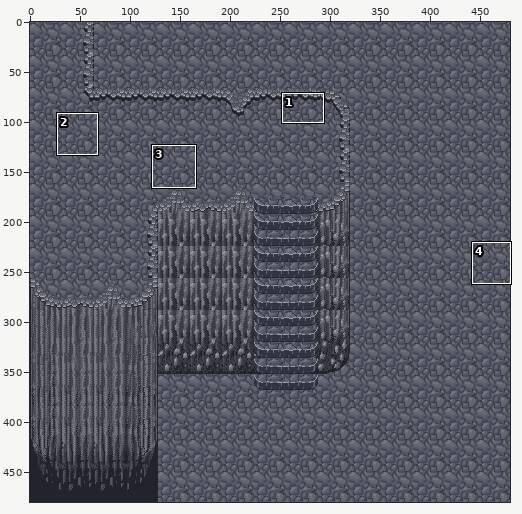
Sprite sheet, stored at tileset/terrain/stone/preview.png. Above: a wide view before the commit, with the close-up outlined.
Close-up. Earlier state:
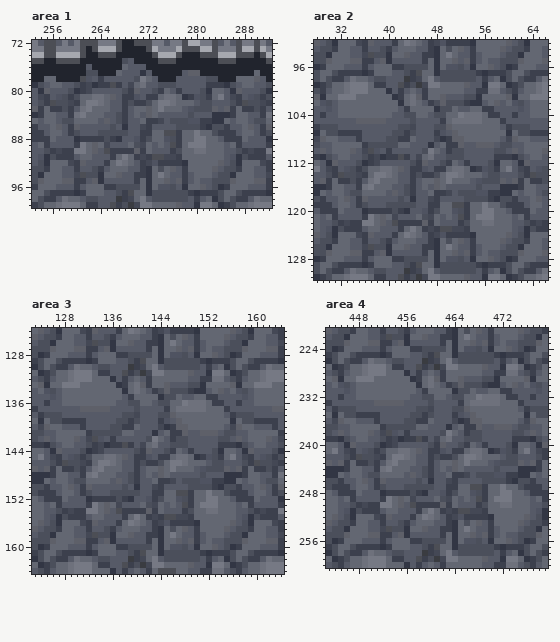
The file is 480x480 pixels. Colours within 5 levels of each other are drawn and written as one. Shown: area 1: x 253..292, y 72..99; area 2: x 28..66, y 92..131; area 3: x 123..164, y 124..164; area 4: x 443..479, y 221..260. The commit also changed other parts of the picture, which this record leaves out.
After:
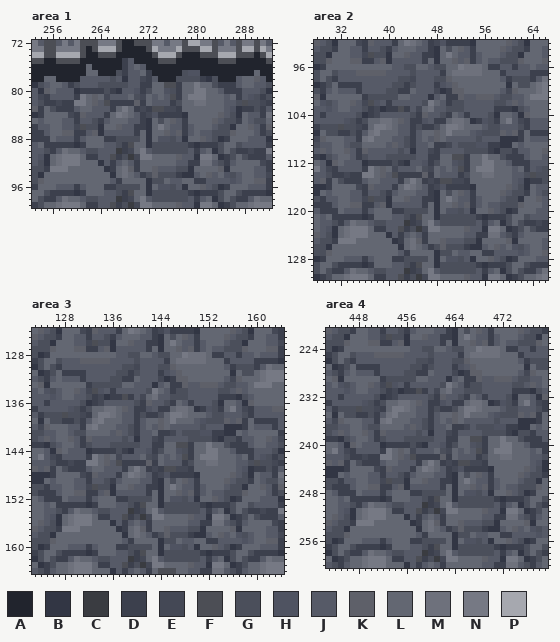
Palette (. is transparent): A #21242d  B #323644  C #3a3c41  D #3c404d  E #444855  F #4c4e55  G #4b4f5b  H #4f5361  J #565a67  K #5e6069  L #636772  M #6e717c  N #767984  P #a6a8af
Changes in this commit:
Changed rows in their new state; - is an unchanged pixel.
Area 1:
first column x 256:
 75 ------------D-------------------
 76 ------L-----D-L-----------------
 77 ------LL---GD--LD-----GHH-------
 78 -----JJ-J-G-B-JED----GGGGDB----J
 79 ---D-JJJGGGGGJJDDLLFFDLLNLLG-DD-
 80 L--J--DDDGDBJJHDGLLHG-LLNNL-JDDD
 81 -JJJDN-KLEJ-JLGELJ-JFDLNNNL-L-L-
 82 DEDDNNLKJFDD-DK-LJJJDG--MMLLL-JG
 83 G-D--LLJJJDLNLDEDFFEEDLLLLLLLJHB
 84 -LLEDKJJJDLNMLJDEHDDDDBLLLLLKJGB
 85 -LJJDJJGDJLLL--DBLGLKJDLLLLKJGGD
 86 -L-JEFGGBLLKJ-DDBLNL-JDJLLLJ-GBL
 87 --KKDD-KBJJJJ-DLB--KJKDJLJJ-GGKL
 88 ----DJLLLD-GGGGLB-H--JB-LKJGB-LL
 89 DDDDBD-L-J-GDFLLBGGGGGGDBDDDGL-G
 90 -JMLLJGG-JJC-ELNJGGGG-GJDJ-BGLGD
 91 LMNNN-DD--FDGCENNLLLLKJJBNN-BDGL
 92 -MNNNLLLBJDJLJDLLLLLLJJDDMMJGDJL
 93 NNNLLLLLLBD-MKDLLKJJJGGB---LKBLL
 94 --LLLLLLL-BLMLJ-GKGGGDBBJ-K-LHGJ
 95 --LLLLLLLL-DLLL--GGL-JLLDD-JJJHJ
Area 2:
first column x 32:
 96 -LLLLL---JJ--LLJGGLLNMMM-DDJJ-JJ
 97 JJJKKKKKJ--JGJJJJDLMMMMMLLL-JJJJ
 98 J-JJJ-JJ--GGEJJJG-KLLLLLLL-JDG-G
 99 DDDDJJJJ-GG--JJJDHJK-LLLLLL--L-G
100 JJJDJJJJGG-D--JJEBDKKLLLLLL-EKL-
101 LLL-DGGGGGL-JJJBJLDDKJJKKKJGGJJ-
102 --KJEFHJDJJJJJGNLJD--JJJ-JGGJKJL
103 --JJGDEBDDF-JE-MJJ-GG-JJJJDDDBG-
104 JJJGBDEJJ--J-DK-J-D-JDJJJGBLLJBK
105 -HGDGLLMMLK-DDH-D----LBDHGDLN-ED
106 FGGEDLNNMLJJDGDD-LNNM---JGG-JJ-D
107 --G--MNLLLJJD-LLKLNL--JHGGGKJKDL
108 L---MNLLLJJGD-L-KLJJJJJGJJJBBBD-
109 -JGGLLLLJKJGD--LDDEJGGGHHDDBBL--
110 -KJDKJJ-J-G-B-JED-JJJGGGGDB-GD-J
111 ---D-JJJGGGGGJJDDLLFFDLLNLLG-DD-
112 L--J--DDDGDBJJHDGLLHG-LLNNL-JDDD
113 -JJJDN-KLEJ-JLGELJ-JFDLNNNL-L-L-
114 DEDDNNLKJFDD-DK-LJJJDG--MMLLL-JG
115 G-D--LLJJJDLNLDEDFFEEDLLLLLLLJHB
116 -LLEDKJJJDLNMLJDEHDDDDBLLLLLKJGB
117 -LJJDJJGDJLLL--DBLGLKJDLLLLKJGGD
118 -L-JEFGGBLLKJ-DDBLNL-JDJLLLJ-GBL
119 --KKDD-KBJJJJ-DLB--KJKDJLJJ-GGKL
120 ----DJLLLD-GGGGLB-H--JB-LKJGB-LL
121 DDDDBD-L-J-GDFLLBGGGGGGDBDDDGL-G
122 -JMLLJGG-JJC-ELNJGGGG-GJDJ-BGLGD
123 LMNNN-DD--FDGCENNLLLLKJJBNN-BDGL
124 -MNNNLLLBJDJLJDLLLLLLJJDDMMJGDJL
125 NNNLLLLLLBD-MKDLLKJJJGGB---LKBLL
126 --LLLLLLL-BLMLJ-GKGGGDBBJ-K-LHGJ
127 --LLLLLLLL-DLLL--GGL-JLLDD-JJJHJ
Area 3:
first column x 128:
128 -LLLLL---JJ--LLJGGLLNMMM-DDJJ-JJ
129 JJJKKKKKJ--JGJJJJDLMMMMMLLL-JJJJ
130 J-JJJ-JJ--GGEJJJG-KLLLLLLL-JDG-G
131 DDDDJJJJ-GG--JJJDHJK-LLLLLL--L-G
132 JJJDJJJJGG-D--JJEBDKKLLLLLL-EKL-
133 LLL-DGGGGGL-JJJBJLDDKJJKKKJGGJJ-
134 --KJEFHJDJJJJJGNLJD--JJJ-JGGJKJL
135 --JJGDEBDDF-JE-MJJ-GG-JJJJDDDBG-
136 JJJGBDEJJ--J-DK-J-D-JDJJJGBLLJBK
137 -HGDGLLMMLK-DDH-D----LBDHGDLN-ED
138 FGGEDLNNMLJJDGDD-LNNM---JGG-JJ-D
139 --G--MNLLLJJD-LLKLNL--JHGGGKJKDL
140 L---MNLLLJJGD-L-KLJJJJJGJJJBBBD-
141 -JGGLLLLJKJGD--LDDEJGGGHHDDBBL--
142 -KJDKJJ-J-G-B-JED-JJJGGGGDB-GD-J
143 ---D-JJJGGGGGJJDDLLFFDLLNLLG-DD-
144 L--J--DDDGDBJJHDGLLHG-LLNNL-JDDD
145 -JJJDN-KLEJ-JLGELJ-JFDLNNNL-L-L-
146 DEDDNNLKJFDD-DK-LJJJDG--MMLLL-JG
147 G-D--LLJJJDLNLDEDFFEEDLLLLLLLJHB
148 -LLEDKJJJDLNMLJDEHDDDDBLLLLLKJGB
149 -LJJDJJGDJLLL--DBLGLKJDLLLLKJGGD
150 -L-JEFGGBLLKJ-DDBLNL-JDJLLLJ-GBL
151 --KKDD-KBJJJJ-DLB--KJKDJLJJ-GGKL
152 ----DJLLLD-GGGGLB-H--JB-LKJGB-LL
153 DDDDBD-L-J-GDFLLBGGGGGGDBDDDGL-G
154 -JMLLJGG-JJC-ELNJGGGG-GJDJ-BGLGD
155 LMNNN-DD--FDGCENNLLLLKJJBNN-BDGL
156 -MNNNLLLBJDJLJDLLLLLLJJDDMMJGDJL
157 NNNLLLLLLBD-MKDLLKJJJGGB---LKBLL
158 --LLLLLLL-BLMLJ-GKGGGDBBJ-K-LHGJ
159 --LLLLLLLL-DLLL--GGL-JLLDD-JJJHJ
Area 4:
first column x 448:
224 -LLLLL---JJ--LLJGGLLNMMM-DDJJ-JJ
225 JJJKKKKKJ--JGJJJJDLMMMMMLLL-JJJJ
226 J-JJJ-JJ--GGEJJJG-KLLLLLLL-JDG-G
227 DDDDJJJJ-GG--JJJDHJK-LLLLLL--L-G
228 JJJDJJJJGG-D--JJEBDKKLLLLLL-EKL-
229 LLL-DGGGGGL-JJJBJLDDKJJKKKJGGJJ-
230 --KJEFHJDJJJJJGNLJD--JJJ-JGGJKJL
231 --JJGDEBDDF-JE-MJJ-GG-JJJJDDDBG-
232 JJJGBDEJJ--J-DK-J-D-JDJJJGBLLJBK
233 -HGDGLLMMLK-DDH-D----LBDHGDLN-ED
234 FGGEDLNNMLJJDGDD-LNNM---JGG-JJ-D
235 --G--MNLLLJJD-LLKLNL--JHGGGKJKDL
236 L---MNLLLJJGD-L-KLJJJJJGJJJBBBD-
237 -JGGLLLLJKJGD--LDDEJGGGHHDDBBL--
238 -KJDKJJ-J-G-B-JED-JJJGGGGDB-GD-J
239 ---D-JJJGGGGGJJDDLLFFDLLNLLG-DD-
240 L--J--DDDGDBJJHDGLLHG-LLNNL-JDDD
241 -JJJDN-KLEJ-JLGELJ-JFDLNNNL-L-L-
242 DEDDNNLKJFDD-DK-LJJJDG--MMLLL-JG
243 G-D--LLJJJDLNLDEDFFEEDLLLLLLLJHB
244 -LLEDKJJJDLNMLJDEHDDDDBLLLLLKJGB
245 -LJJDJJGDJLLL--DBLGLKJDLLLLKJGGD
246 -L-JEFGGBLLKJ-DDBLNL-JDJLLLJ-GBL
247 --KKDD-KBJJJJ-DLB--KJKDJLJJ-GGKL
248 ----DJLLLD-GGGGLB-H--JB-LKJGB-LL
249 DDDDBD-L-J-GDFLLBGGGGGGDBDDDGL-G
250 -JMLLJGG-JJC-ELNJGGGG-GJDJ-BGLGD
251 LMNNN-DD--FDGCENNLLLLKJJBNN-BDGL
252 -MNNNLLLBJDJLJDLLLLLLJJDDMMJGDJL
253 NNNLLLLLLBD-MKDLLKJJJGGB---LKBLL
254 --LLLLLLL-BLMLJ-GKGGGDBBJ-K-LHGJ
255 --LLLLLLLL-DLLL--GGL-JLLDD-JJJHJ
